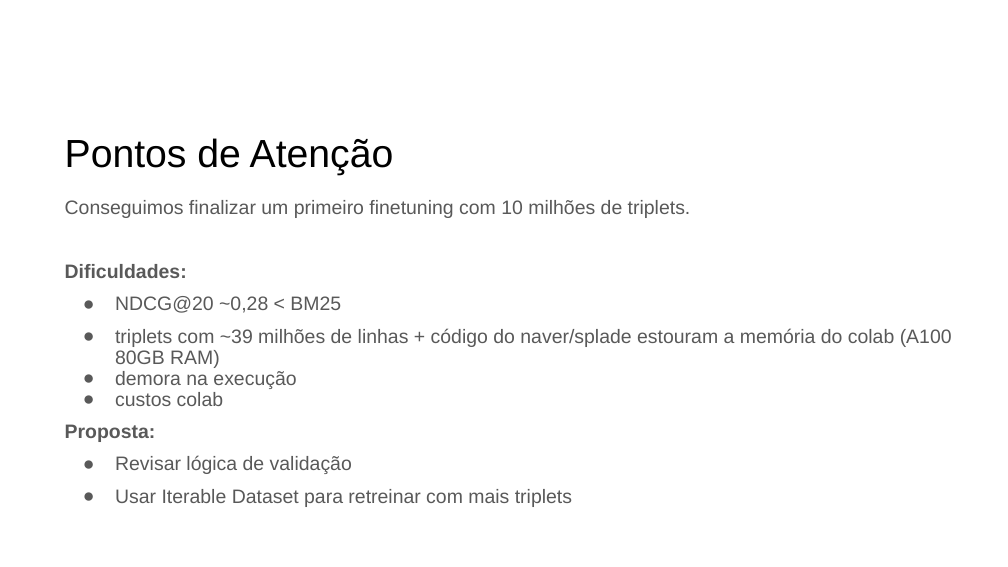
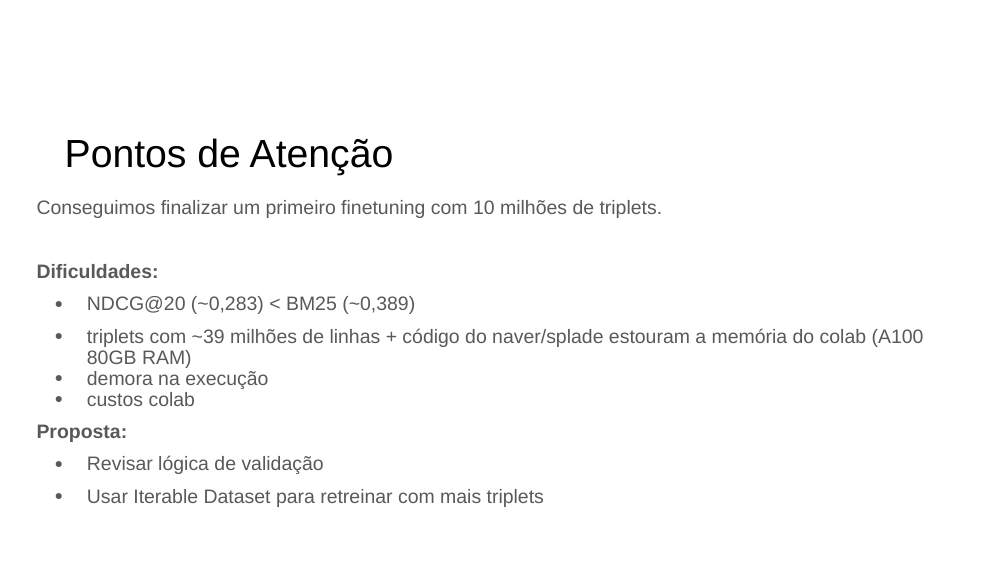
Before and after one commit to monilouise/unicamp-P_IA368DD_2023S1, a slide deck: slide 10 of Final_project/Projeto Final - Entrega II.pptx. Drawn at 1008x567 pixels with LibreOffice and Linux fonts; fonts in the diff are those of the drawing. Boxes give left, top, right and bottom in pixels: in the first picture for what was removed or moved away, otherwise in the second. Text is boxed around its words. In the diff, an @@ line names an element or a change of style, - is before the commit and + after.

Commit message:
updates

```diff
--- a/Final_project/Projeto Final - Entrega II.pptx
+++ b/Final_project/Projeto Final - Entrega II.pptx
@@ text "Conseguimos finalizar um primeiro finetuning ...": place and size @@
-text "Conseguimos finalizar um primeiro finetuning ..." at box(65, 200, 952, 507)
+text "Conseguimos finalizar um primeiro finetuning ..." at box(37, 200, 924, 507)
@@ text at box(87, 296, 415, 314): text changed @@
-● NDCG@20 ~0,28 < BM25
+● NDCG@20 (~0,283) < BM25 (~0,389)
```
Also in this commit, not shown: 1 other slide changed.
